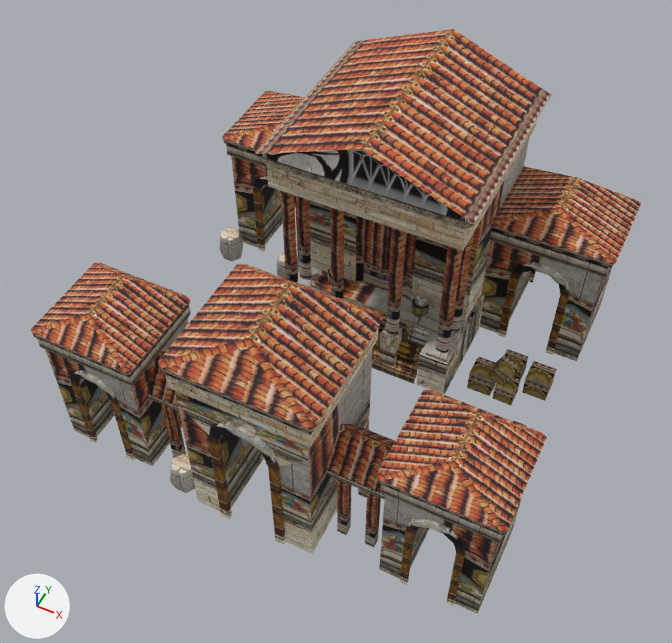
Renders of the COLLADA model client/art/meshes/structural/rome_civic_center.dae from each side of a commit.
Camera for both pictures: a 50 mm camera at (0.369, -0.773, 1.091) aimed at (-0.003, -0.03, 0.161). The lights are fixed; the arrows at lower left show +X, +Y and +Z. Where no turn or scale is listed for an object, it has been applied to the vertices.

Before the edit, the objects in view are built like this:
```python
me_port_prop0mesh = bpy.data.meshes.new('port_prop0Mesh')
me_port_prop0mesh.from_pydata(...)  # 1222 vertices, 1853 faces; spans x -0.921..-0.296, y -0.278..0.331, z 0.011..0.419
me_port_prop0mesh.materials.append(mat_material__5749)  # picture img_rome_struct_dds
ob_port_prop0 = bpy.data.objects.new('port_prop0', me_port_prop0mesh)
ob_port_prop0.location = (0.607, -0.004, -0.013)
```
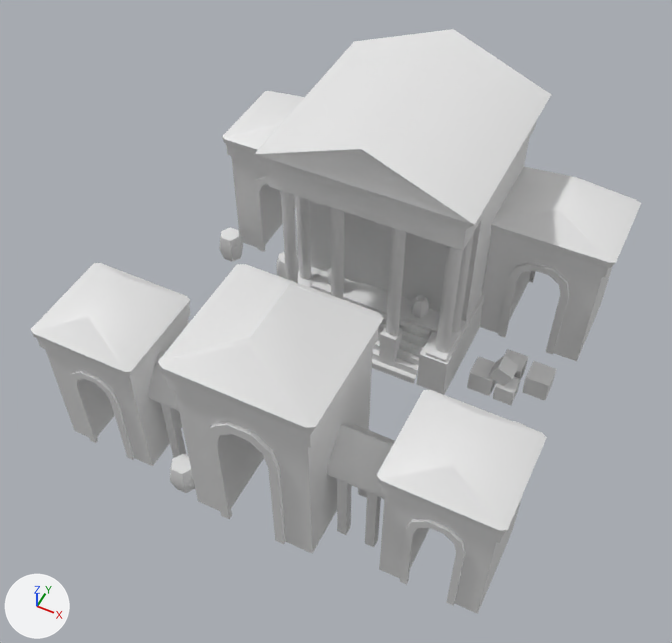
What changed in the scene script:
```text
Change me_port_prop0mesh:
    where me_port_prop0mesh.from_pydata(...)  # 1222 vertices, 1853 faces; spans x -0.921..-0.296, y -0.278..0.331, z 0.011..0.419
    remove me_port_prop0mesh.materials.append(mat_material__5749)  # picture img_rome_struct_dds
```

What differs and where, as boxes (x1, y1, x2, y2) in the pictures (672 x 643 px):
'port_prop0', recoloured (brown to white)
    both: (31, 29, 641, 614)
